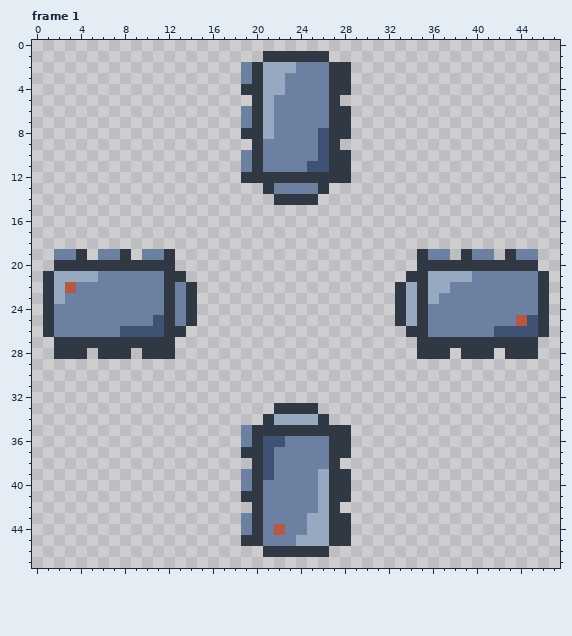
A pixel-art file gets an edit: asset_sources/mars/small_rover.aseprite. Above, as it was before the edit.
48x48 pixels, 2 frames. Shown: frame 1. The commit also changed other frames, which this record leaves out.
Once edited:
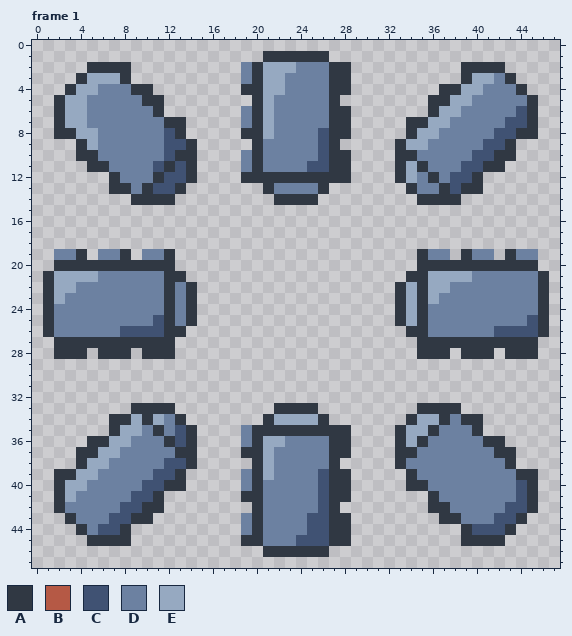
Palette (. is transparent): A #303843  B #b55945  C #405273  D #6c81a1  E #96a9c1
Log entry: First rover wandering around
Diff:
Frame 1:
Colour A now appears in row 2 at x 5 to 8 and 39 to 42; in row 3 at x 4, 8, 39 and 43; in row 4 at x 3, 9 to 10, 37 to 38 and 44; in row 5 at x 2, 10 to 11, 36 to 37 and 45; in row 6 at x 2, 11, 36 and 45; in row 7 at x 2, 12 to 13, 34 to 35 and 45.
Colour A now appears in row 8 at x 2 to 3, 13, 34 and 44 to 45; in row 9 at x 4, 14, 33 and 43; in row 10 at x 4 to 5, 13 to 14, 33 to 34 and 42 to 43; in row 11 at x 5 to 6, 12, 14, 33, 35 and 41 to 42; in row 12 at x 7, 11, 14, 33, 36 and 40; in row 13 at x 7 to 8, 10, 13, 34, 37 and 39 to 40.
Colour A now appears in row 14 at x 9 to 12 and 35 to 38; in row 33 at x 9 to 12 and 35 to 38; in row 34 at x 7 to 8, 10, 13, 34, 37 and 39 to 40; in row 35 at x 7, 11, 14, 33, 36 and 40; in row 36 at x 5 to 6, 12, 14, 33, 35 and 41 to 42; in row 37 at x 4 to 5, 13 to 14, 33 to 34 and 42 to 43.
Colour A now appears in row 38 at x 4, 14, 33 and 43; in row 39 at x 2 to 3, 13, 34 and 44 to 45; in row 40 at x 2, 12 to 13, 34 to 35 and 45; in row 41 at x 2, 11, 36 and 45; in row 42 at x 2, 10 to 11, 36 to 37 and 45; in row 43 at x 3, 9 to 10, 37 to 38 and 44.
Colour A now appears in row 44 at x 4, 8, 39 and 43; in row 45 at x 5 to 8 and 39 to 42.
Colour C now appears in row 6 at x 44; in row 7 at x 43 to 44; in row 8 at x 12 and 42 to 43; in row 9 at x 12 to 13 and 41 to 42; in row 10 at x 12 and 40 to 41; in row 11 at x 11, 13 and 39 to 40.
Colour C now appears in row 12 at x 12 to 13 and 38 to 39; in row 13 at x 11 to 12 and 38; in rows 35 to 36 at x 13; in row 38 at x 12 to 13; in row 39 at x 11 to 12; in row 40 at x 10 to 11 and 44.
Colour C now appears in row 41 at x 9 to 10 and 44; in row 42 at x 8 to 9 and 43 to 44; in row 43 at x 7 to 8 and 42 to 43; in row 44 at x 6 to 7 and 40 to 42.
The author changed colour E to colour C in rows 39 to 42 at x 26; in rows 43 to 44 at x 25 to 26; in row 45 at x 24 to 26.
Colour D now appears in row 3 at x 42; in row 4 at x 6 to 8 and 41 to 43; in row 5 at x 5 to 9 and 40 to 44; in row 6 at x 5 to 10 and 39 to 43; in row 7 at x 5 to 11 and 38 to 42; in row 8 at x 6 to 11 and 37 to 41.
Colour D now appears in row 9 at x 6 to 11 and 36 to 40; in row 10 at x 6 to 11 and 35 to 39; in row 11 at x 7 to 10 and 36 to 38; in row 12 at x 8 to 10, 35 and 37; in row 13 at x 9 and 35 to 36; in row 34 at x 12 and 38.
Colour D now appears in row 35 at x 10, 12 and 37 to 39; in row 36 at x 9 to 11 and 36 to 40; in row 37 at x 8 to 12 and 35 to 41; in row 38 at x 7 to 11 and 34 to 42; in row 39 at x 6 to 10 and 35 to 43; in row 40 at x 5 to 9 and 36 to 43.
Colour D now appears in row 41 at x 4 to 8 and 37 to 43; in row 42 at x 3 to 7 and 38 to 42; in row 43 at x 4 to 6 and 39 to 41; in row 44 at x 5.
The author changed colour B to colour D in row 25 at x 44; in row 44 at x 22.
Colour E now appears in row 3 at x 5 to 7 and 40 to 41; in row 4 at x 4 to 5 and 39 to 40; in row 5 at x 3 to 4 and 38 to 39; in row 6 at x 3 to 4 and 37 to 38; in row 7 at x 3 to 4 and 36 to 37; in row 8 at x 4 to 5 and 35 to 36.
Colour E now appears in row 9 at x 5 and 34 to 35; in rows 11 to 12 at x 34; in row 34 at x 9, 11 and 35 to 36; in row 35 at x 8 to 9 and 34 to 35; in row 36 at x 7 to 8 and 34; in row 37 at x 6 to 7.
Colour E now appears in row 38 at x 5 to 6; in row 39 at x 4 to 5; in row 40 at x 3 to 4; in row 41 at x 3.
The author changed colour B to colour E in row 22 at x 3.
The author changed colour C to colour E in row 36 at x 21 to 22; in rows 37 to 39 at x 21.
Where, in picture pixels (left, top, right, bottom), the same in both pictures:
added: (54, 62, 197, 205)
added: (395, 62, 538, 205)
changed: (65, 282, 76, 293)
changed: (516, 315, 527, 326)
added: (54, 403, 197, 546)
added: (395, 403, 538, 546)
changed: (263, 436, 329, 546)
